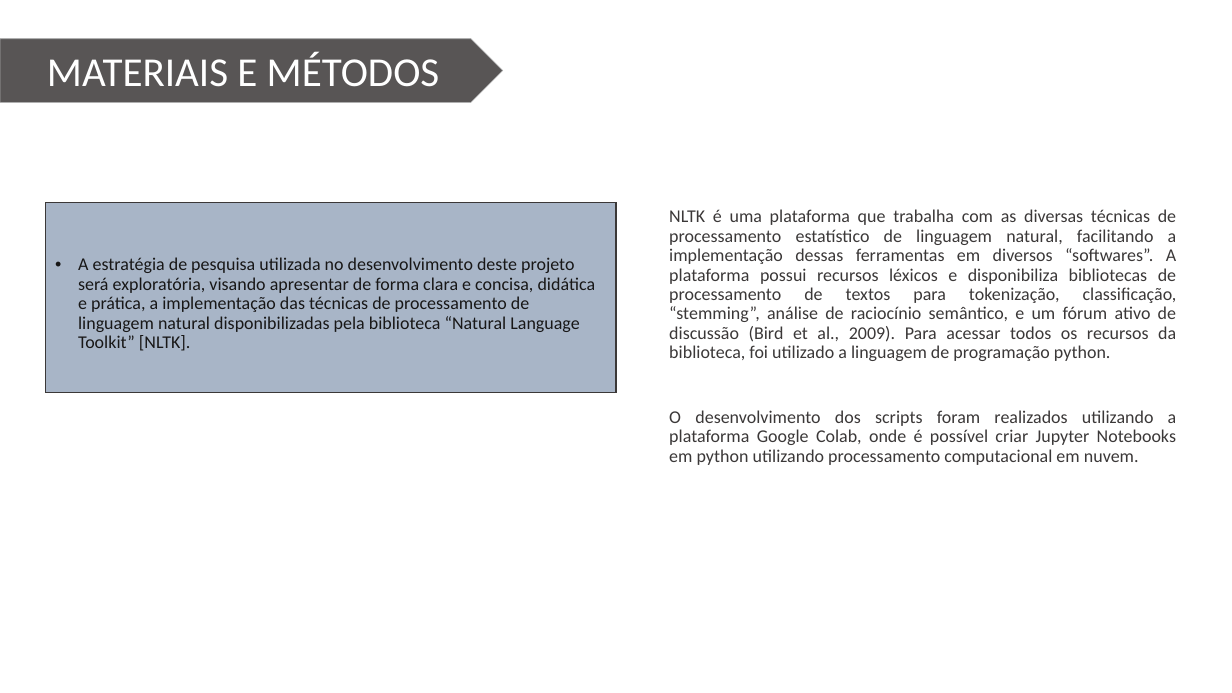
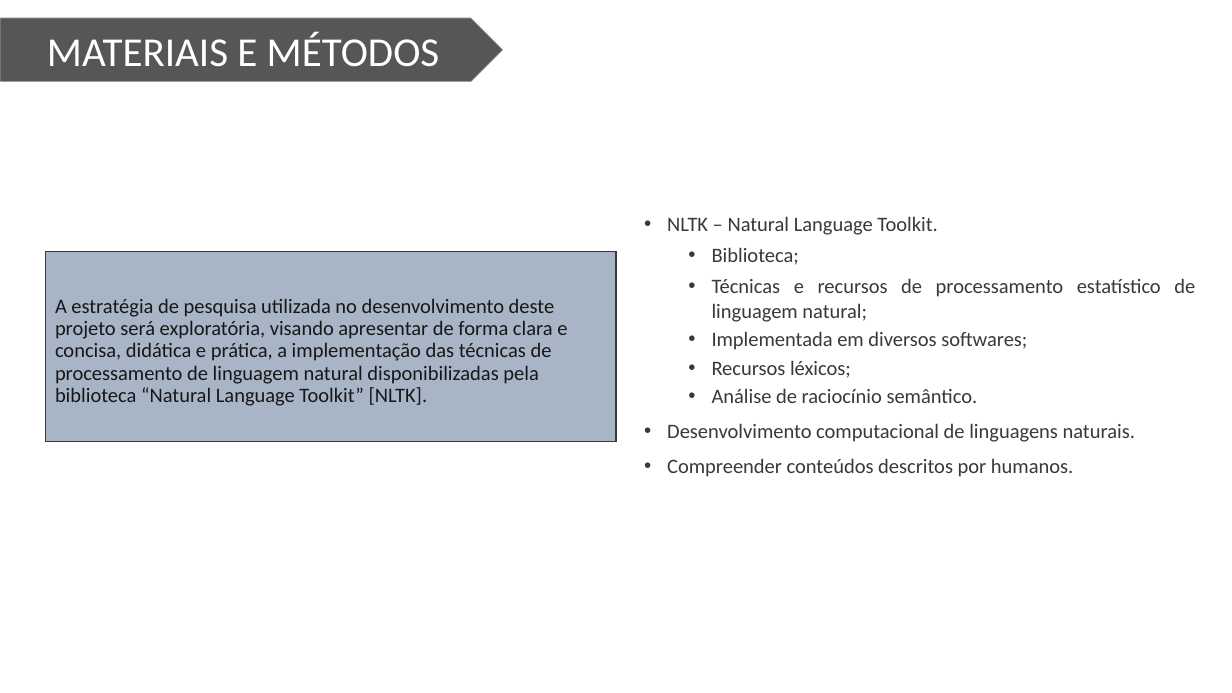
Before and after one commit to Wiryco/Natural-Language-Analysis-And-Processing, a slide deck: slide 4 of Apresentação/Apresentação TCC - Vinícius Andrade Lopes.pptx. Drawn at 1232x693 pixels with LibreOffice and Linux fonts; fonts in the diff are those of the drawing; background and template pictures are left out. Boxes give left, top, right and bottom in pixels: in the first picture for what was removed or moved away, otherwise in the second. Text is boxed around its words. In the diff, an @@ line names an element or a change of style, - is before the commit and + after.

Commit message:
Ajustes apresentação - Redução de textos

```diff
--- a/Apresentação/Apresentação TCC - Vinícius Andrade Lopes.pptx
+++ b/Apresentação/Apresentação TCC - Vinícius Andrade Lopes.pptx
@@ pentagon arrow "MATERIAIS E MÉTODOS": place and size @@
-pentagon arrow "MATERIAIS E MÉTODOS" at <box>0,39,503,103</box>
+pentagon arrow "MATERIAIS E MÉTODOS" at <box>0,18,503,81</box>
@@ text removed at <box>669,209,1177,465</box> @@
-NLTK é uma plataforma que trabalha com as diversas técnicas de processamento estatístico de linguagem natural, facilitando a implementação dessas ferramentas em diversos “softwares”. A plataforma possui recursos léxicos e disponibiliza bibliotecas de processamento de textos para tokenização, classificação, “stemming”, análise de raciocínio semântico, e um fórum ativo de discussão (Bird et al., 2009). Para acessar todos os recursos da biblioteca, foi utilizado a linguagem de programação python.
-O desenvolvimento dos scripts foram realizados utilizando a plataforma Google Colab, onde é possível criar Jupyter Notebooks em python utilizando processamento computacional em nuvem.
@@ text added at <box>667,216,1195,477</box>, 16 pt, text #3B3838 @@
+• NLTK – Natural Language Toolkit.
+  • Biblioteca;
+  • Técnicas e recursos de processamento estatístico de linguagem natural;
+  • Implementada em diversos softwares;
+  • Recursos léxicos;
+  • Análise de raciocínio semântico.
+• Desenvolvimento computacional de linguagens naturais.
+• Compreender conteúdos descritos por humanos.
@@ rectangle "A estratégia de pesquisa utilizada ...": place and size @@
-rectangle "A estratégia de pesquisa utilizada ..." at <box>46,202,616,392</box>
+rectangle "A estratégia de pesquisa utilizada ..." at <box>46,251,616,441</box>
@@ rectangle "A estratégia de pesquisa utilizada ..." at <box>46,251,616,441</box>: size 14 to 16 pt; bullet • to none @@
```
Also in this commit, not shown: 10 other slides changed.
